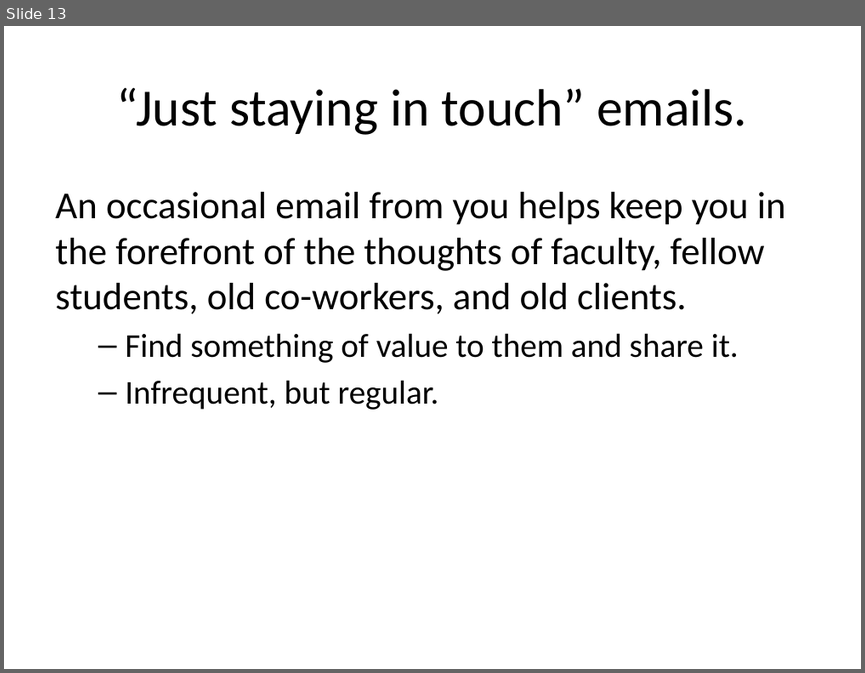
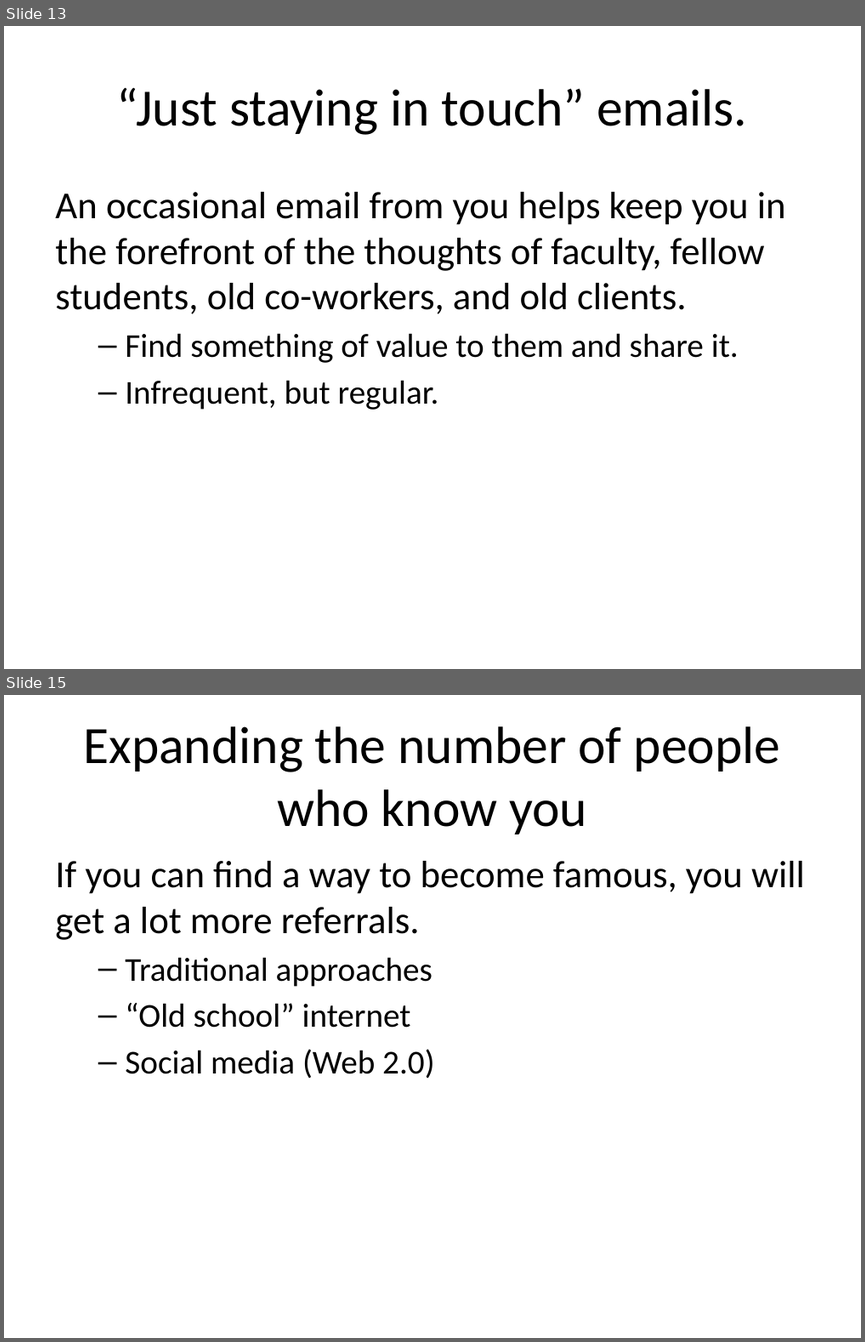
Before and after one commit to pmean/finding-customers, a slide deck: finding-customers.pptx. Shown one above the other, each under a label of ours: slide 13 before the commit, slides 13 and 15 after it; the slides between them are not shown. The pictures are 865x673 and 865x1342 pixels, drawn with LibreOffice and Linux fonts; fonts in the diff are those of the drawing. Boxes give left, top, right and bottom in pixels: in the first picture for what was removed or moved away, otherwise in the second. Text is boxed around its words. In the diff, an @@ line names an element or a change of style, - is before the commit and + after.

```diff
--- a/finding-customers.pptx
+++ b/finding-customers.pptx
@@ slide 15 added at (4,695,861,1338), background #FFFFFF @@
@@ title added at (83,726,780,834), 44 pt, text #000000 @@
+Expanding the number of people who know you
@@ text added at (55,861,805,1078), 32 pt, text #000000 @@
+If you can find a way to become famous, you will get a lot more referrals.
+  – Traditional approaches
+  – “Old school” internet
+  – Social media (Web 2.0)
```
Also in this commit, not shown: 4 slides changed, 5 other slides added, 1 other file.
